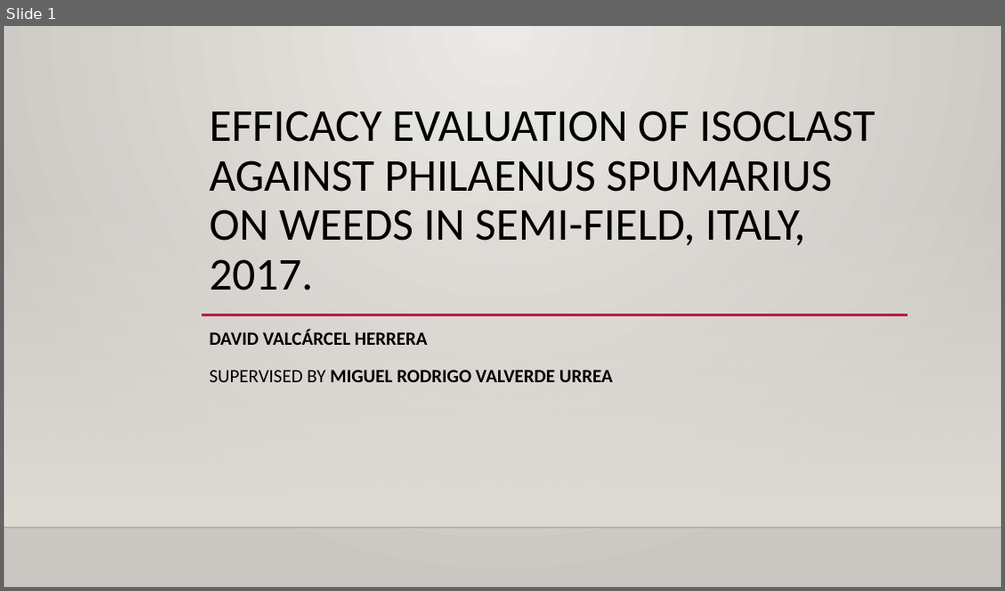
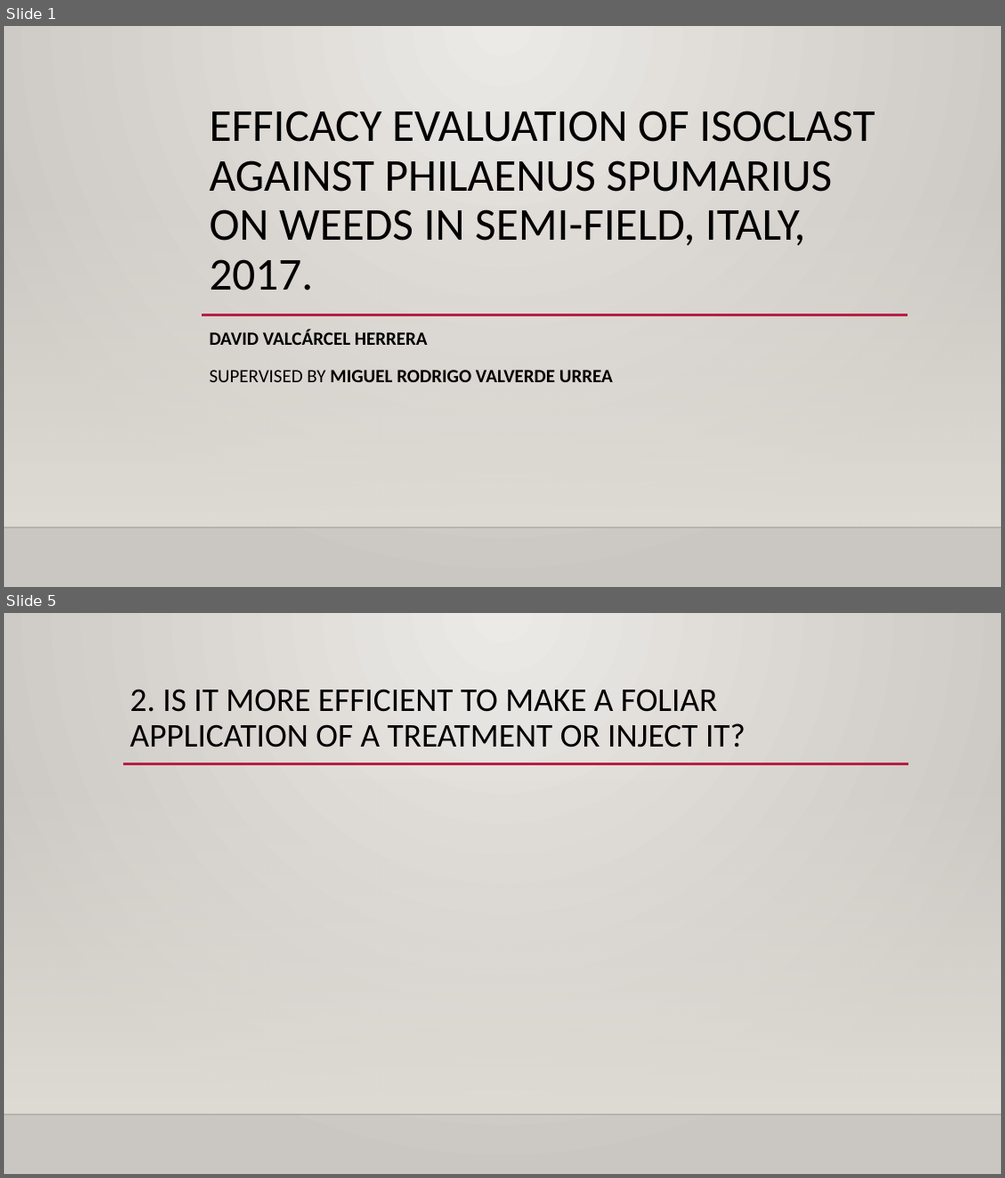
Before and after one commit to dvalher00/PracticasLabBio, a slide deck: Actividad 3 (INSECTICIDAS EN ÁRBOLES)/PRESENTATION EFFICACY TREATMENT - DAVID VALCÁRCEL.pptx. Shown one above the other, each under a label of ours: slide 1 before the commit, slides 1 and 5 after it; the slides between them are not shown. The pictures are 1005x591 and 1005x1178 pixels, drawn with LibreOffice and Linux fonts; fonts in the diff are those of the drawing; background and template pictures are left out. Boxes give left, top, right and bottom in pixels: in the first picture for what was removed or moved away, otherwise in the second. Text is boxed around its words. In the diff, an @@ line names an element or a change of style, - is before the commit and + after.

```diff
--- a/Actividad 3 (INSECTICIDAS EN ÁRBOLES)/PRESENTATION EFFICACY TREATMENT - DAVID VALCÁRCEL.pptx
+++ b/Actividad 3 (INSECTICIDAS EN ÁRBOLES)/PRESENTATION EFFICACY TREATMENT - DAVID VALCÁRCEL.pptx
@@ slide 5 added at [4, 613, 1001, 1174], background gradient #ECEAE7 to #CAC7C1; not listed: 2 template elements that a slide beside it also shows @@
@@ title added at [130, 689, 745, 747], 32 pt, text #000000 @@
+2. IS IT MORE EFFICIENT TO MAKE A FOLIAR APPLICATION OF A TREATMENT OR INJECT IT?
@@ line added from (123, 764) to (909, 764), #B71E42 2.5 pt @@
```
Also in this commit, not shown: 4 other slides added, 1 slide removed, 49 other files.
